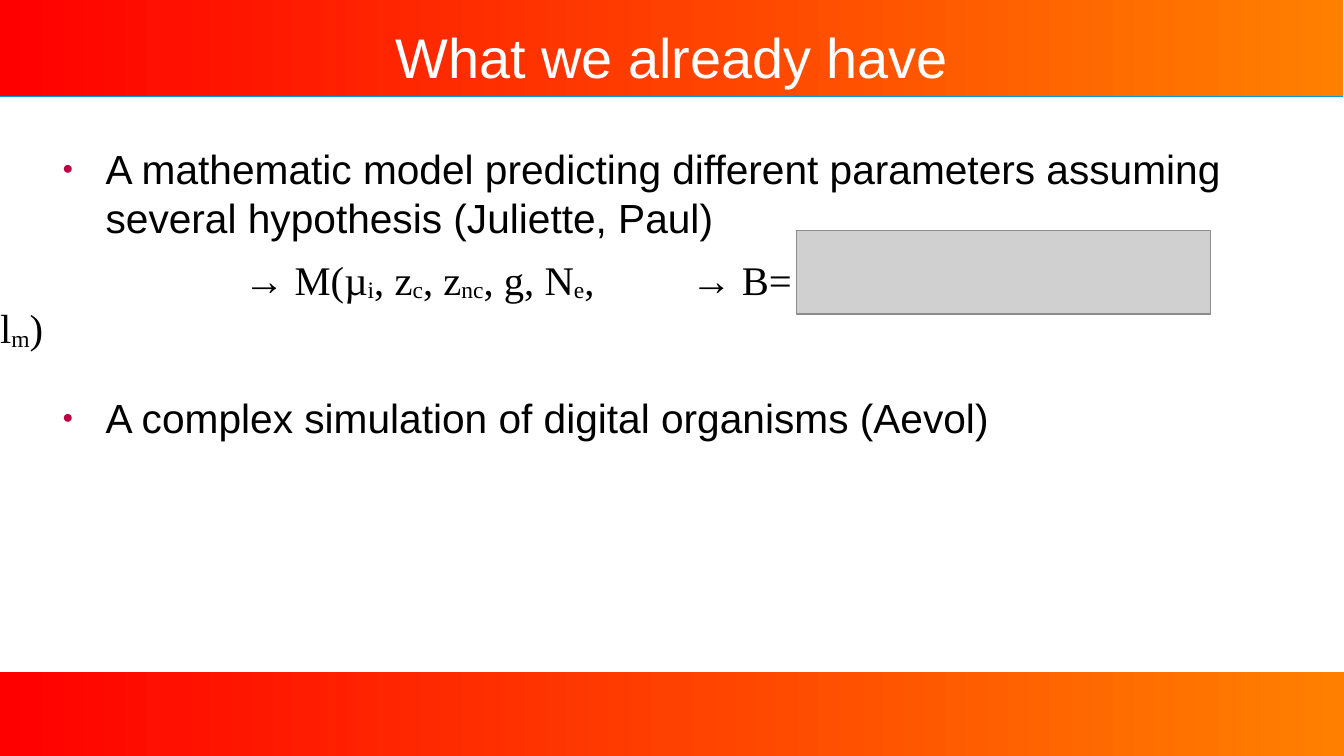
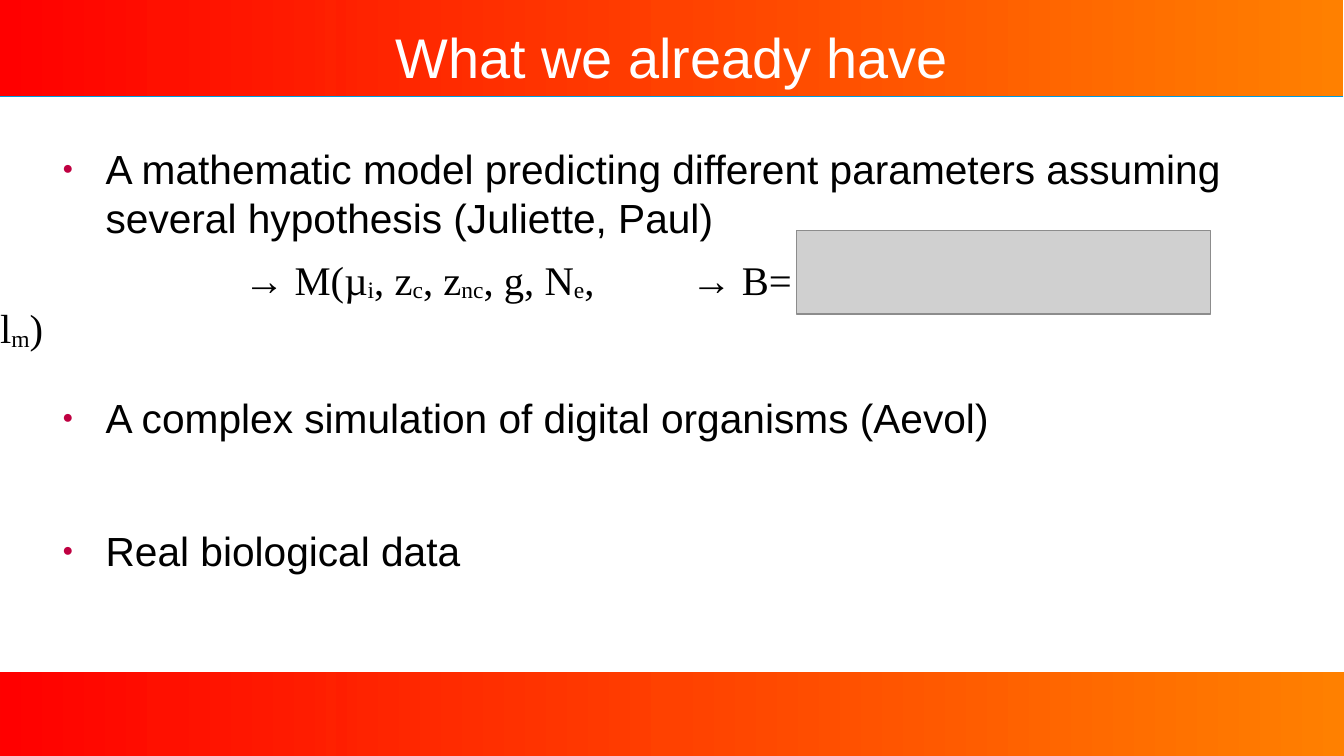
Before and after one commit to Jojobarbarr/AL_predict, a slide deck: slide 3 of talk.odp (slide 2 before the commit). Drawn at 1344x756 pixels with LibreOffice and Linux fonts; fonts in the diff are those of the drawing; grey boxes stand for pictures; background and template pictures are left out. Boxes give left, top, right and bottom in pixels: in the first picture for what was removed or moved away, otherwise in the second. Text is boxed around its words. In the diff, an @@ line names an element or a change of style, - is before the commit and + after.

```diff
--- a/talk.odp
+++ b/talk.odp
@@ text at box(106, 536, 460, 574): paragraph added @@
+● Real biological data
```
Also in this commit, not shown: 6 other slides changed, 11 slides added, 2 slides removed, 8 other files.
